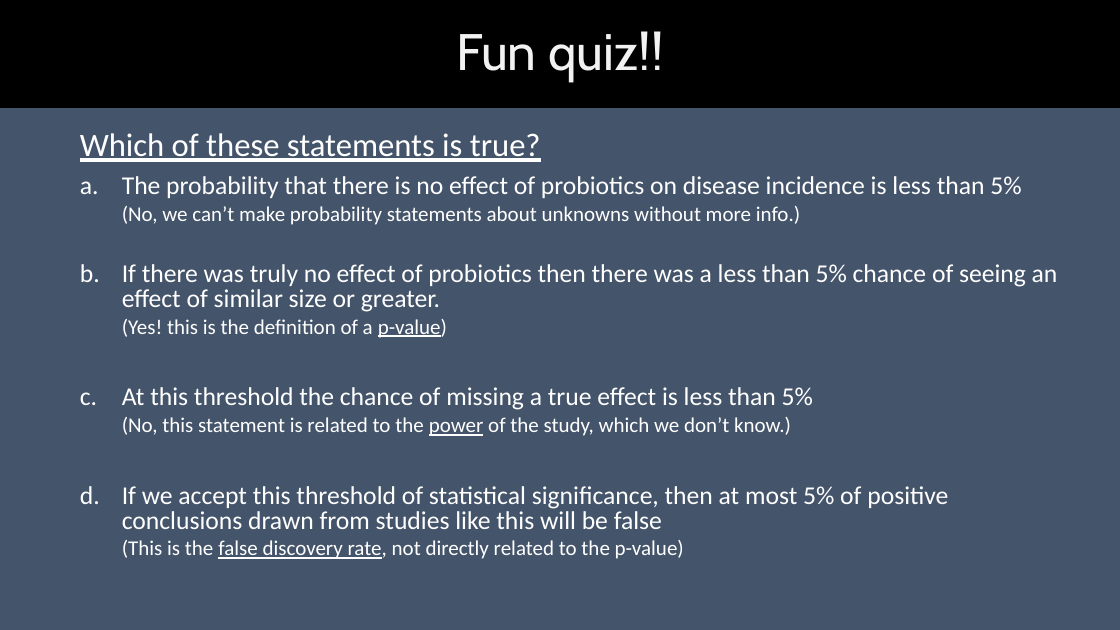
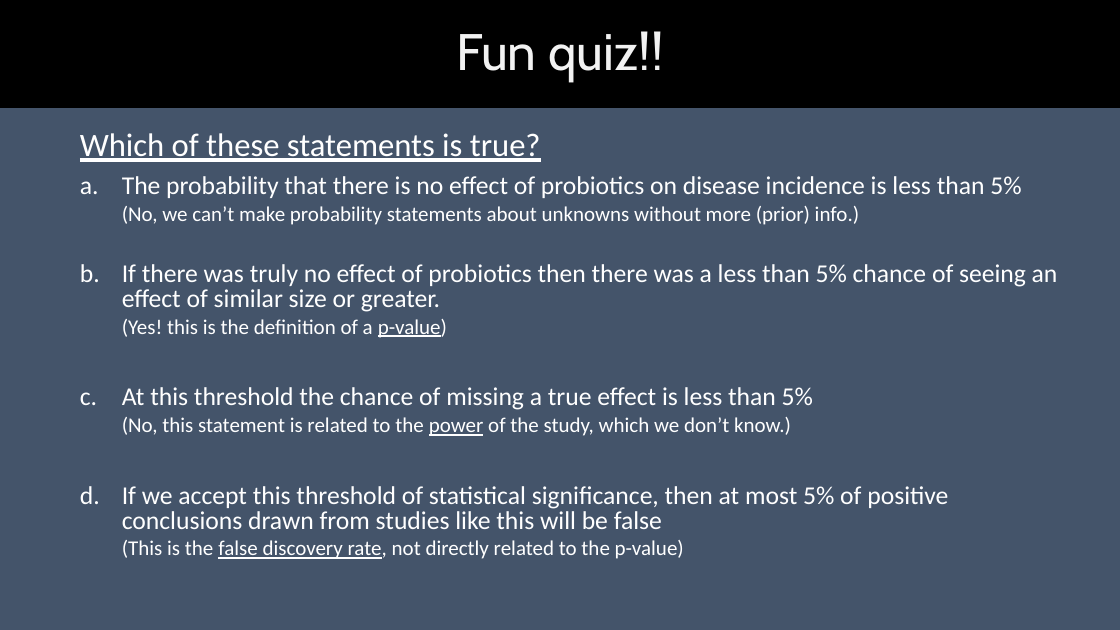
Before and after one commit to georgemsavva/DataScienceGroup, a slide deck: slide 6 of pvalues.pptx. Drawn at 1120x630 pixels with LibreOffice and Linux fonts; fonts in the diff are those of the drawing. Boxes give left, top, right and bottom in pixels: in the first picture for what was removed or moved away, otherwise in the second. Text is boxed around its words. In the diff, an @@ line names an element or a change of style, - is before the commit and + after.

```diff
--- a/pvalues.pptx
+++ b/pvalues.pptx
@@ text at (122, 206, 859, 225): text changed @@
-  (No, we can’t make probability statements about unknowns without more info.)
+  (No, we can’t make probability statements about unknowns without more (prior) info.)
```
Also in this commit, not shown: 4 other slides changed.
